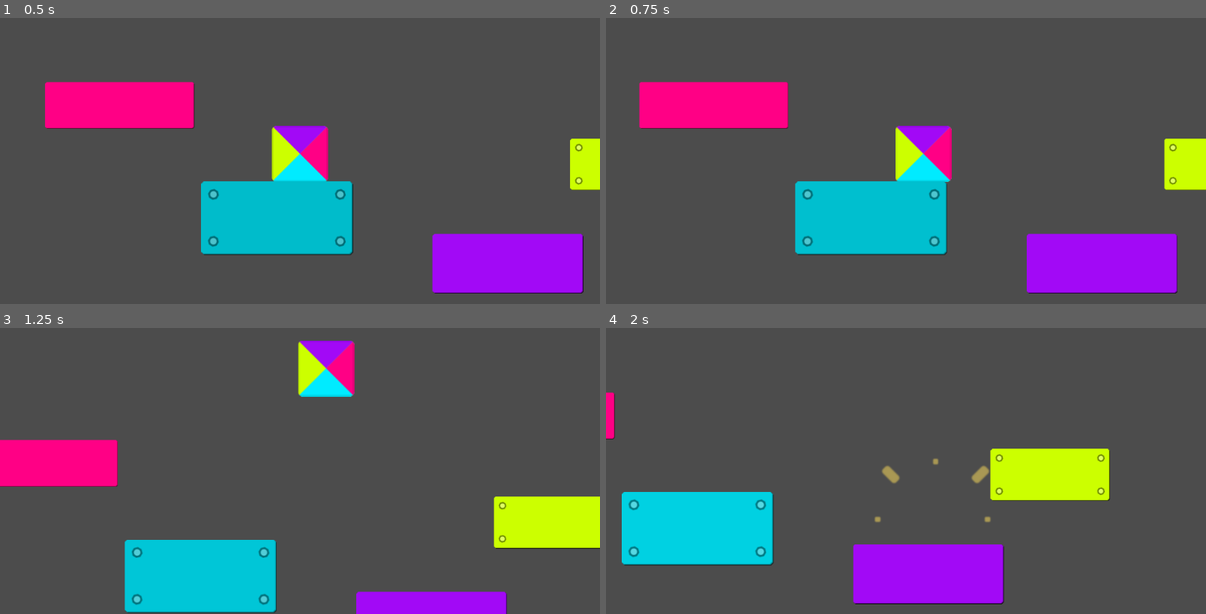
Above: before the commit, frames 1-4 (two rows, left to right).
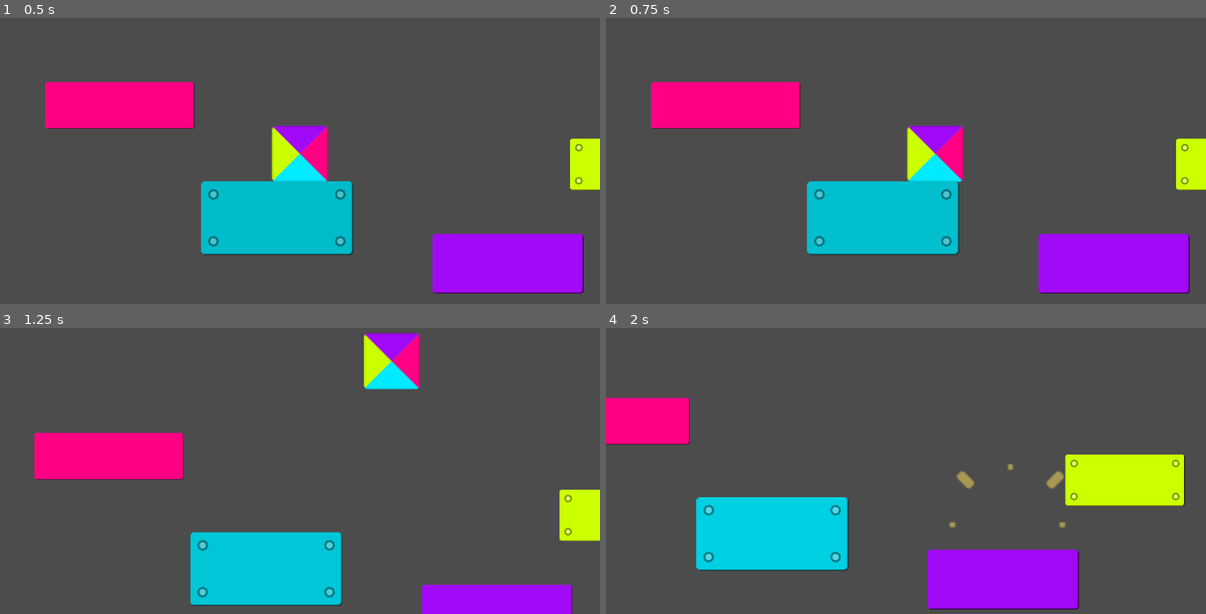
Above: after the commit, the same moments.

Repository: g3ida/WithFlyingColors
Game: Godot game, scene res://Levels/Level1.tscn
Two runs of this game, one before a commit and one after it. Both use one fixed random seed, a clock stepped at 60 frames per second and the inputs below.
Inputs:
- Up to frame 1 (0.5 s): no input
- Up to frame 2 (0.75 s): hold Right (move_right) from 0.53 s (still down)
- Up to frame 3 (1.25 s): keep holding Right (move_right); tap Up (jump) at 0.77 s
- Up to frame 4 (2 s): keep holding Right (move_right); tap Up (jump) at 1.52 s

Frame 1 is identical in both runs. In frame 2, 4.9% of the frame differs, in the area x 5-98%, y 22-97%; in frame 3, 19%; in frame 4, 21%, in the area x 0-97%, y 22-99%.

Commit message:
added fallzone

Diff:
--- a/Assets/Entities/BoxFace.tscn
+++ b/Assets/Entities/BoxFace.tscn
@@ -6,6 +6,7 @@
 extents = Vector2( 46, 5 )
 
 [node name="Face" type="Area2D"]
+collision_layer = 2
 collision_mask = 32768
 script = ExtResource( 1 )
 
--- /dev/null
+++ b/Assets/Entities/Fallzone.tscn
@@ -0,0 +1,17 @@
+[gd_scene load_steps=3 format=2]
+
+[ext_resource path="res://Assets/Scripts/Fallzone.gd" type="Script" id=1]
+
+[sub_resource type="RectangleShape2D" id=1]
+
+[node name="FallzoneArea" type="Area2D"]
+collision_mask = 2
+script = ExtResource( 1 )
+__meta__ = {
+"_edit_group_": true
+}
+
+[node name="CollisionShape2D" type="CollisionShape2D" parent="."]
+shape = SubResource( 1 )
+
+[connection signal="area_entered" from="." to="." method="_on_FallzoneArea_area_entered"]
--- a/Assets/Entities/Player.tscn
+++ b/Assets/Entities/Player.tscn
@@ -8,6 +8,7 @@
 extents = Vector2( 47.5, 47.5 )
 
 [node name="Player" type="KinematicBody2D"]
+collision_layer = 2
 script = ExtResource( 2 )
 
 [node name="AnimatedSprite" type="AnimatedSprite" parent="."]
--- /dev/null
+++ b/Assets/Scripts/Fallzone.gd
@@ -0,0 +1,8 @@
+extends Area2D
+
+# Called when the node enters the scene tree for the first time.
+func _ready():
+	pass # Replace with function body.
+
+func _on_FallzoneArea_area_entered(area):
+	Event.emit_signal("player_died")
--- a/Levels/Level1.tscn
+++ b/Levels/Level1.tscn
@@ -8,6 +8,7 @@
 [ext_resource path="res://Assets/Entities/Camera.tscn" type="PackedScene" id=6]
 [ext_resource path="res://Assets/Entities/Platforms/SimplePlatform.tscn" type="PackedScene" id=7]
 [ext_resource path="res://Assets/Sprites/Platforms/pink.png" type="Texture" id=8]
+[ext_resource path="res://Assets/Entities/Fallzone.tscn" type="PackedScene" id=9]
 
 [node name="Level1" type="Node2D"]
 script = ExtResource( 5 )
@@ -18,6 +19,10 @@
 
 [node name="Camera2D" parent="Player" instance=ExtResource( 6 )]
 limit_top = -1000
+limit_bottom = 620
+drag_margin_h_enabled = true
+drag_margin_top = 0.3
+drag_margin_bottom = 0.3
 
 [node name="PinkPlatform" parent="." instance=ExtResource( 7 )]
 position = Vector2( 361.47, 107 )
@@ -42,3 +47,7 @@
 scale = Vector2( 2.546, 1.11 )
 texture = ExtResource( 4 )
 group = "yellow"
+
+[node name="Area2D" parent="." instance=ExtResource( 9 )]
+position = Vector2( 738, 898 )
+scale = Vector2( 99.382, 4.788 )
--- a/project.godot
+++ b/project.godot
@@ -58,6 +58,10 @@
  ]
 }
 
+[layer_names]
+
+2d_physics/layer_2="Player"
+
 [physics]
 
 common/enable_pause_aware_picking=true
Not shown: 1 places in Levels/Level1.tscn that only renumber resources
Not shown, added: .gitignore
